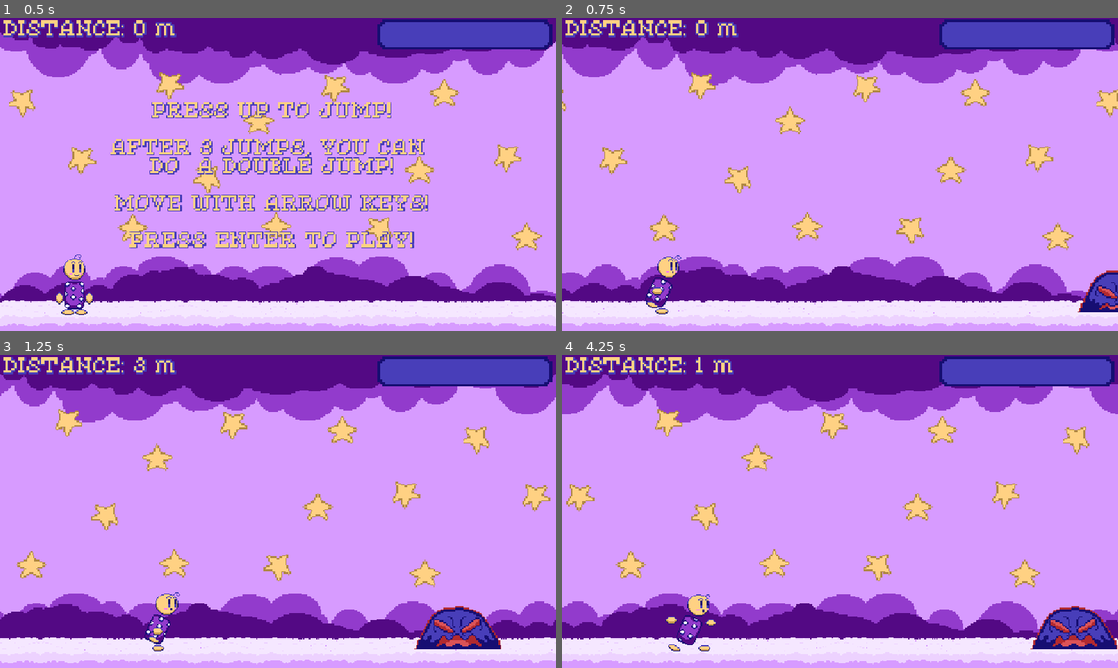
Above: before the commit, frames 1-4 (two rows, left to right).
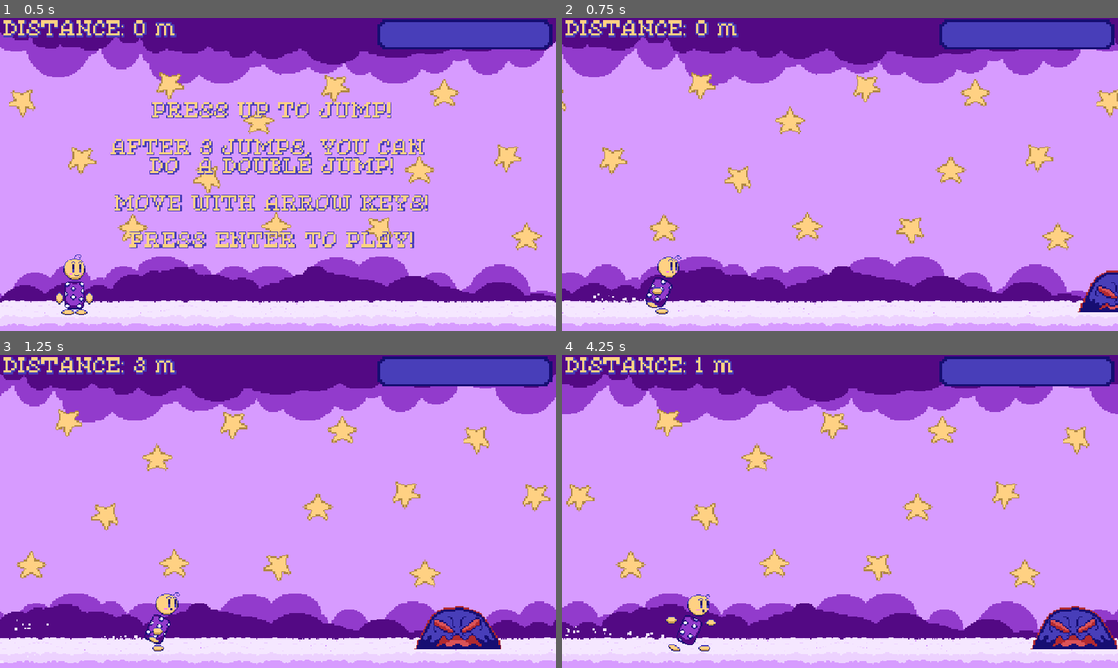
Above: after the commit, the same moments.

Repository: jacio-m/DreamRunner
Game: Godot game, scene res://Levels/Scenes/main.tscn
The game is run twice, just before and just after one commit, with the same random seed, the same clock (stepped at 60 frames per second) and the same inputs.
Inputs:
- Up to frame 1 (0.5 s): no input
- Up to frame 2 (0.75 s): tap Enter (ui_accept) at 0.5 s; hold Right (ui_right) from 0.53 s (still down)
- Up to frame 3 (1.25 s): keep holding Right (ui_right); tap Enter (ui_accept) at 0.77 s
- Up to frame 4 (4.25 s): tap Enter (ui_accept) at 1.52, 3.77 s; release Right (ui_right) at 2.03 s; hold Left (ui_left) 2.03-2.75 s; click "RESTART" at 2.75 s; hold Right (ui_right) from 3.53 s (still down)

Frame 1 is identical in both runs. In frame 2, less than 0.1% of the frame differs, in the area x 5-15%, y 88-91%; in frame 3, less than 0.1%; in frame 4, less than 0.1%, in the area x 0-19%, y 86-91%.

Commit message:
Cloud Particles Working and WIP for Smooth Progress Bar
Now the cloud particles follows the child while it's running and working on letting the progress bar more smooth

Diff:
--- a/Levels/Scenes/level.gd
+++ b/Levels/Scenes/level.gd
@@ -71,10 +71,17 @@
 		if $Camera2D.position.x - $Ground.position.x > screen_size.x * 1.5:
 			$Ground.position.x += screen_size.x
 
+		if $Player.is_on_floor():
+			$CloudParticle.position = $Player.position
+			$CloudParticle.position.y += 40
+			$CloudParticle.emitting = true
+
 		for obs in obstacles:
 			if obs.position.x < ($Camera2D.position.x - screen_size.x):
 				remove_obs(obs)
 
+		var current_progress: float = 0.0
+		var progress_smoothing: float = 5.0
 		$HUD.get_node("DoubleJump").value = $Player.double_jump
 
 	else:
--- a/Levels/Scenes/main.tscn
+++ b/Levels/Scenes/main.tscn
@@ -37,11 +37,11 @@
 process_mode = 2
 stream = ExtResource("8_r1var")
 
-[node name="CPUParticles2D" type="CPUParticles2D" parent="."]
+[node name="CloudParticle" type="CPUParticles2D" parent="."]
 emitting = false
-amount = 30
+amount = 60
 texture = ExtResource("9_e5b45")
-lifetime = 0.74
+lifetime = 0.5
 one_shot = true
 explosiveness = 0.26
 randomness = 0.3
--- a/project.godot
+++ b/project.godot
@@ -13,6 +13,7 @@
 config/name="DreamRunner"
 run/main_scene="uid://dgiyyduqacg0f"
 config/features=PackedStringArray("4.4", "GL Compatibility")
+config/icon="uid://dvmcf6qu2bw3y"
 
 [display]
 
Binary file added: dreamrunnerIcon.png
Not shown, added: dreamrunnerIcon.png.import
